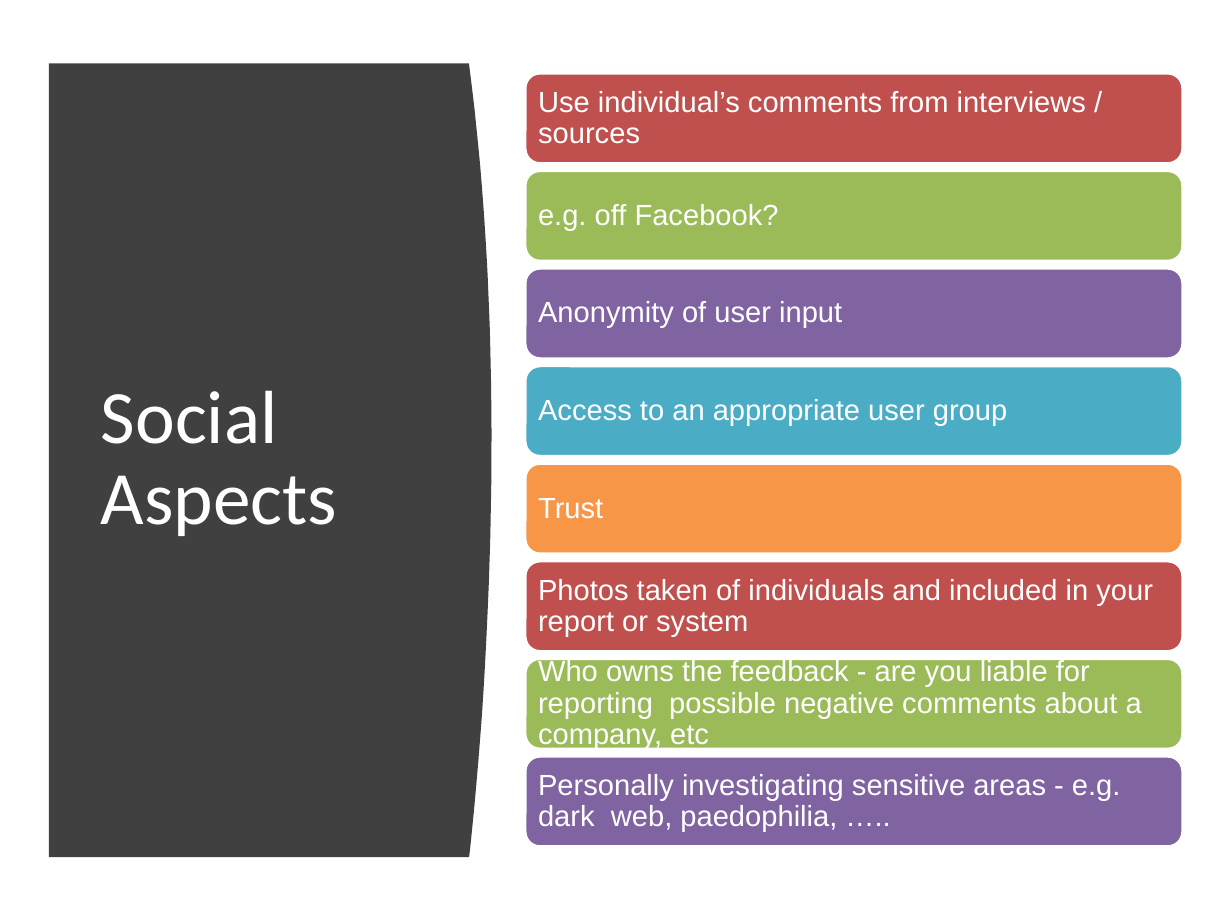
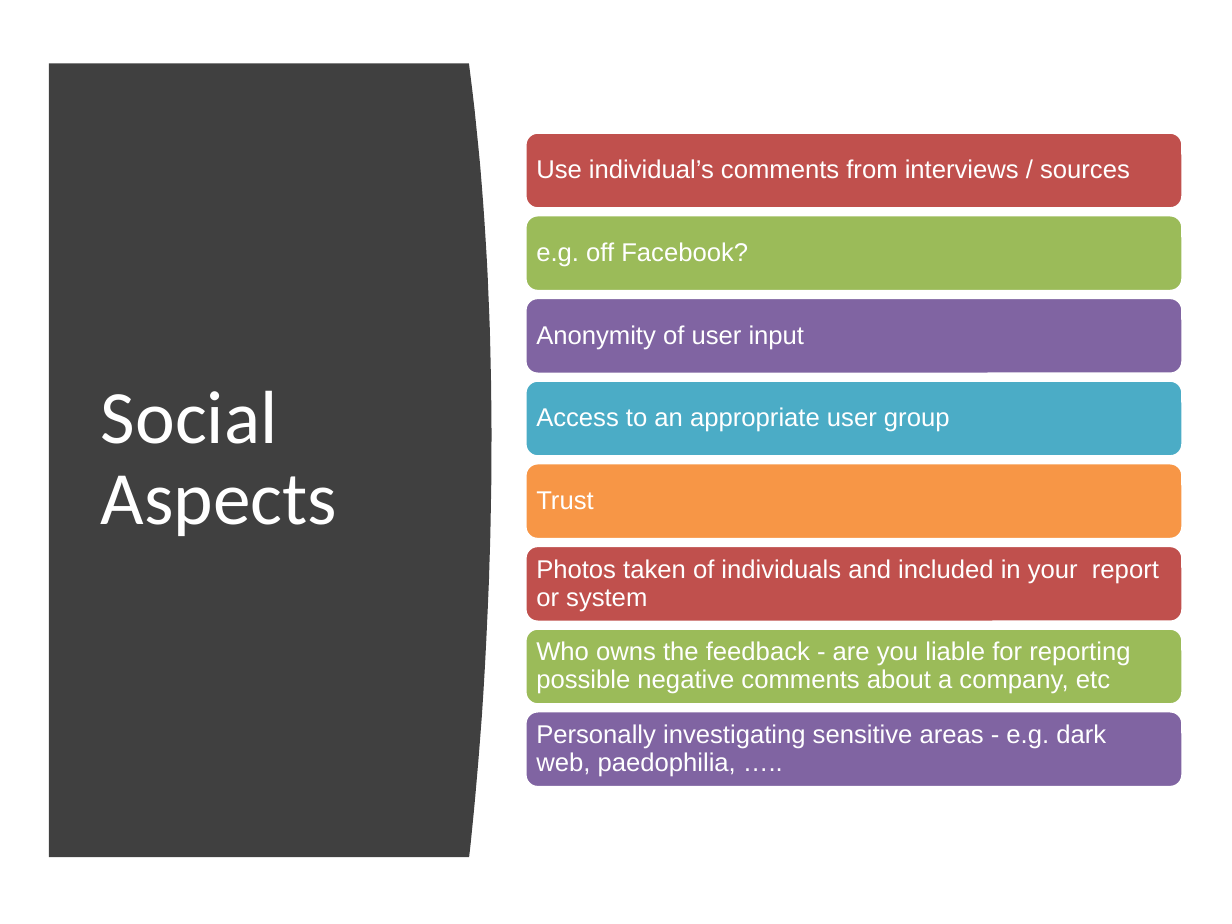
Before and after one commit to M4rk3h/uniWork, a slide deck: slide 4 of dissertation/lectures/Project Seminar 5 - LSEPI.pptx. Drawn at 1232x924 pixels with LibreOffice and Linux fonts; fonts in the diff are those of the drawing. Boxes give left, top, right and bottom in pixels: in the first picture for what was removed or moved away, otherwise in the second. Text is boxed around its words. In the diff, an @@ line names an element or a change of style, - is before the commit and + after.

Commit message:
Added to Interim report

```diff
--- a/dissertation/lectures/Project Seminar 5 - LSEPI.pptx
+++ b/dissertation/lectures/Project Seminar 5 - LSEPI.pptx
@@ rounded rectangle: place and size @@
-rounded rectangle at box(525, 73, 1183, 164)
+rounded rectangle at box(525, 132, 1183, 208)
@@ text "Use individual’s comments from interviews ...": place and size @@
-text "Use individual’s comments from interviews ..." at box(538, 91, 1086, 144)
+text "Use individual’s comments from interviews ..." at box(536, 159, 1130, 179)
@@ rounded rectangle: place and size @@
-rounded rectangle at box(525, 170, 1183, 261)
+rounded rectangle at box(525, 214, 1183, 291)
@@ text "e.g. off Facebook?": place and size @@
-text "e.g. off Facebook?" at box(538, 204, 779, 230)
+text "e.g. off Facebook?" at box(536, 242, 748, 267)
@@ rounded rectangle: place and size @@
-rounded rectangle at box(525, 269, 1183, 360)
+rounded rectangle at box(525, 297, 1183, 373)
@@ text "Anonymity of user input": place and size @@
-text "Anonymity of user input" at box(538, 301, 842, 328)
+text "Anonymity of user input" at box(536, 325, 805, 350)
@@ rounded rectangle: place and size @@
-rounded rectangle at box(525, 366, 1183, 457)
+rounded rectangle at box(525, 381, 1183, 457)
@@ text "Access to an appropriate user ...": place and size @@
-text "Access to an appropriate user ..." at box(538, 399, 1007, 425)
+text "Access to an appropriate user ..." at box(536, 407, 950, 432)
@@ rounded rectangle: place and size @@
-rounded rectangle at box(525, 463, 1183, 554)
+rounded rectangle at box(525, 463, 1183, 540)
@@ rounded rectangle: place and size @@
-rounded rectangle at box(525, 561, 1183, 652)
+rounded rectangle at box(525, 546, 1183, 622)
@@ text "Photos taken of individuals and ...": place and size @@
-text "Photos taken of individuals and ..." at box(538, 579, 1153, 636)
+text "Photos taken of individuals and ..." at box(536, 559, 1159, 612)
@@ rounded rectangle: place and size @@
-rounded rectangle at box(525, 658, 1183, 749)
+rounded rectangle at box(525, 628, 1183, 705)
@@ text "Who owns the feedback - ...": place and size @@
-text "Who owns the feedback - ..." at box(538, 659, 1142, 749)
+text "Who owns the feedback - ..." at box(536, 641, 1130, 694)
@@ rounded rectangle: place and size @@
-rounded rectangle at box(525, 756, 1183, 848)
+rounded rectangle at box(525, 711, 1183, 787)
@@ size 17 to 15 pt in 8 elements at box(536, 407, 950, 432), box(536, 491, 593, 510), box(536, 325, 805, 350), box(536, 559, 1159, 612), box(536, 242, 748, 267), box(536, 641, 1130, 694), box(536, 159, 1130, 179), box(536, 724, 1106, 777) @@
@@ text "Personally investigating sensitive areas - ...": place and size @@
-text "Personally investigating sensitive areas - ..." at box(538, 774, 1120, 831)
+text "Personally investigating sensitive areas - ..." at box(536, 724, 1106, 777)
```
Also in this commit, not shown: 9 other slides changed, 2 other files.
